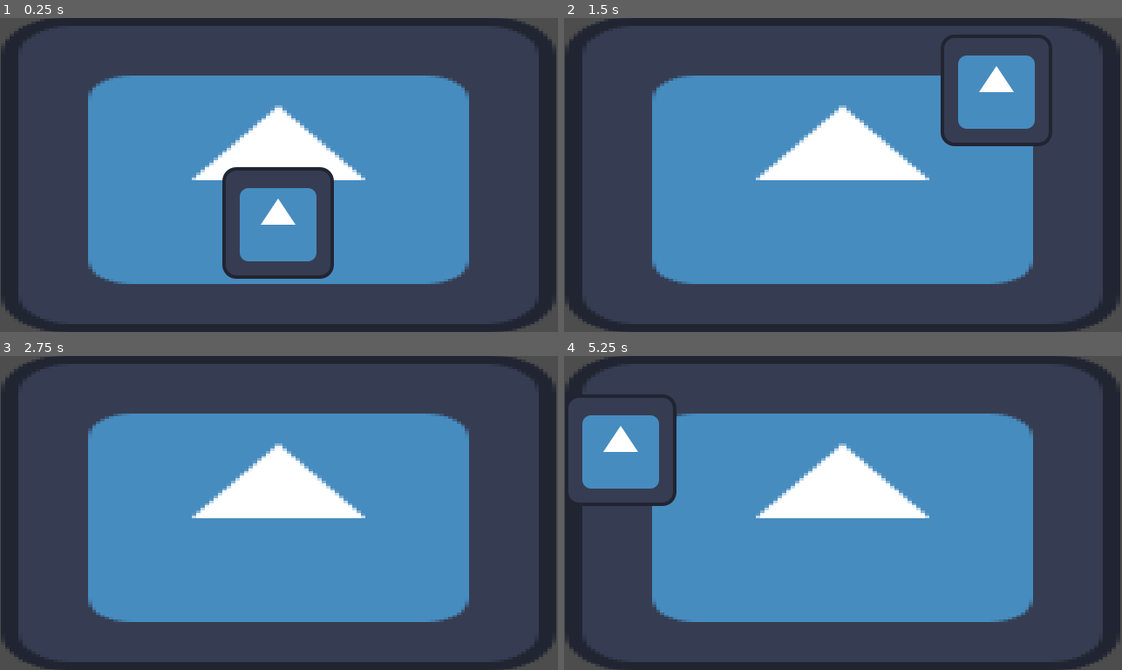
Above: before the commit, frames 1-4 (two rows, left to right).
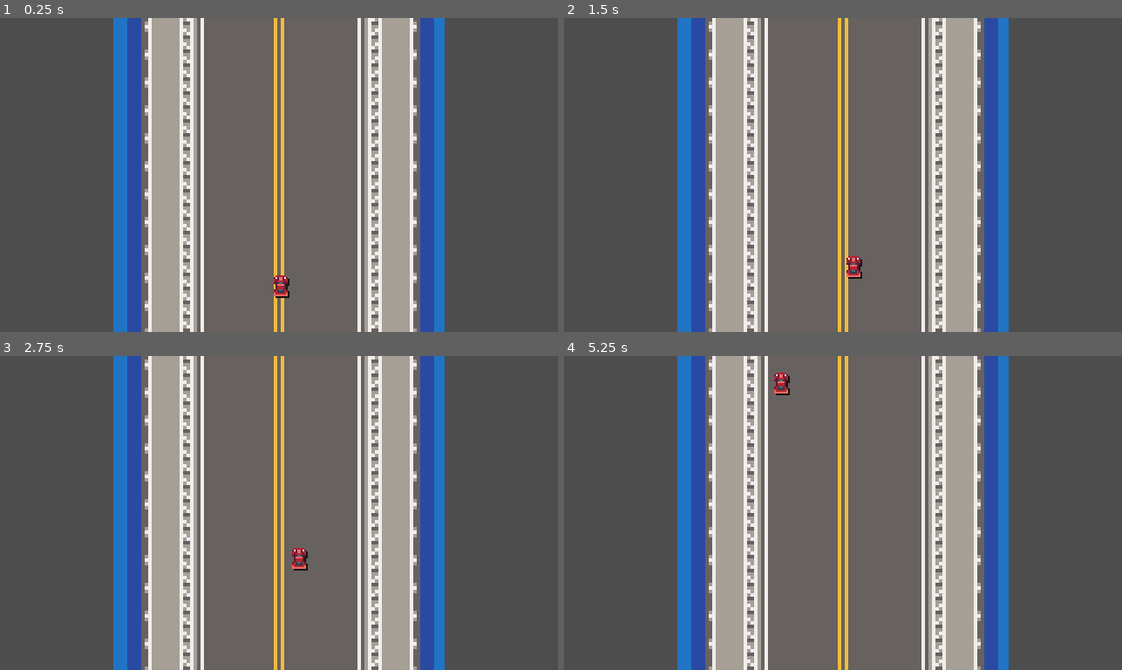
Above: after the commit, the same moments.

Repository: omaranwr/gmtk-gamejam-2025
Game: Godot game, scene res://main.tscn
The game is run twice, just before and just after one commit, with the same random seed, the same clock (stepped at 60 frames per second) and the same inputs. The engine's default icon, where the game draws it, is replaced by a stand-in: a white triangle on a blue panel in a dark square.
Inputs:
- Up to frame 1 (0.25 s): no input
- Up to frame 2 (1.5 s): hold Right (ui_right) 0.53-1.28 s; hold Left (ui_left) from 1.28 s (still down)
- Up to frame 3 (2.75 s): release Left (ui_left) at 2.03 s; hold Right (ui_right) from 2.03 s (still down)
- Up to frame 4 (5.25 s): release Right (ui_right) at 3.53 s; hold Left (ui_left) from 3.53 s (still down)

The runs differ from the first frame. In frame 1, 73% of the frame differs, in the area x 0-100%, y 0-100%; in frame 2, 73%; in frame 3, 73%; in frame 4, 74%.

Commit message:
add proper sprites

Diff:
--- a/car.gd
+++ b/car.gd
@@ -4,21 +4,29 @@
 @export var ms_to_stop: float = 50
 
 var direction: float = 0
-var speed: float = 200
+var acceleration: float = 200
 var friction: float = 200
-@export var max_speed: float = 500
+@export var max_speed: float = 250
+
+@export var speed: float = 10
 
 func _ready() -> void:
 
-	speed = max_speed / (ms_to_max_speed / 1000)
+	acceleration = max_speed / (ms_to_max_speed / 1000)
 	friction = max_speed / (ms_to_stop / 1000)
 
-	speed += friction
+	acceleration += friction
 
 func _physics_process(delta: float) -> void:
-	velocity.y = -500
 
-	velocity.x += direction*speed*delta
+	max_speed = -velocity.y
+	acceleration = max_speed / (ms_to_max_speed / 1000)
+	friction = max_speed / (ms_to_stop / 1000)
+	acceleration += friction
+
+	velocity.y -= speed*delta
+
+	velocity.x += direction*acceleration*delta
 
 	var friction_direction: int = -sign(velocity.x)
 	velocity.x += friction*friction_direction*delta
@@ -34,4 +42,4 @@
 
 
 func _on_screen_exited() -> void:
-	position.y = 400
+	position.y = 100
--- a/car.tscn
+++ b/car.tscn
@@ -1,21 +1,23 @@
 [gd_scene load_steps=4 format=3 uid="uid://j7x12o6cbgvx"]
 
-[ext_resource type="Texture2D" uid="uid://dycxup6jyctwy" path="res://icon.svg" id="1_7822p"]
 [ext_resource type="Script" uid="uid://dnqyi33kqjqn8" path="res://car.gd" id="1_uoj53"]
+[ext_resource type="Texture2D" uid="uid://cp2o0ro3h21nw" path="res://assets/Player_red_16_x_16.png" id="2_uoj53"]
 
-[sub_resource type="RectangleShape2D" id="RectangleShape2D_uoj53"]
-size = Vector2(130, 128)
+[sub_resource type="CircleShape2D" id="CircleShape2D_k61xc"]
+radius = 4.0
 
 [node name="Car" type="CharacterBody2D"]
 script = ExtResource("1_uoj53")
 
 [node name="Sprite2D" type="Sprite2D" parent="."]
-texture = ExtResource("1_7822p")
+texture = ExtResource("2_uoj53")
+hframes = 8
 
 [node name="CollisionShape2D" type="CollisionShape2D" parent="."]
-shape = SubResource("RectangleShape2D_uoj53")
+shape = SubResource("CircleShape2D_k61xc")
 
 [node name="VisibleOnScreenNotifier2D" type="VisibleOnScreenNotifier2D" parent="."]
-position = Vector2(1, 57)
+position = Vector2(0.5, 2)
+scale = Vector2(0.45, 0.5)
 
 [connection signal="screen_exited" from="VisibleOnScreenNotifier2D" to="." method="_on_screen_exited"]
--- a/main.tscn
+++ b/main.tscn
@@ -1,6 +1,6 @@
 [gd_scene load_steps=4 format=3 uid="uid://bw5m1gnsjw1mq"]
 
-[ext_resource type="Texture2D" uid="uid://dycxup6jyctwy" path="res://icon.svg" id="1_ig7tw"]
+[ext_resource type="Texture2D" uid="uid://k875muuxgc5u" path="res://assets/Highway_road_96_x_64.png" id="1_0xm2m"]
 [ext_resource type="PackedScene" uid="uid://j7x12o6cbgvx" path="res://car.tscn" id="2_0xm2m"]
 
 [sub_resource type="WorldBoundaryShape2D" id="WorldBoundaryShape2D_0xm2m"]
@@ -8,20 +8,27 @@
 [node name="Main" type="Node2D"]
 
 [node name="Icon" type="Sprite2D" parent="."]
-position = Vector2(319.5, 180)
-scale = Vector2(4.97656, 2.84375)
-texture = ExtResource("1_ig7tw")
+texture_repeat = 2
+scale = Vector2(2, 2)
+texture = ExtResource("1_0xm2m")
+region_enabled = true
+region_rect = Rect2(0, 0, 95, 204)
 
 [node name="Car" parent="." instance=ExtResource("2_0xm2m")]
-position = Vector2(319, 360)
+position = Vector2(1, 64)
 
 [node name="WorldBorders" type="StaticBody2D" parent="."]
+scale = Vector2(2, 2)
 
 [node name="CollisionShape2D" type="CollisionShape2D" parent="WorldBorders"]
+position = Vector2(-25, 0)
 rotation = 1.5708
 shape = SubResource("WorldBoundaryShape2D_0xm2m")
 
 [node name="CollisionShape2D2" type="CollisionShape2D" parent="WorldBorders"]
-position = Vector2(640, 0)
+position = Vector2(25, 0)
 rotation = -1.5708
 shape = SubResource("WorldBoundaryShape2D_0xm2m")
+
+[node name="Camera2D" type="Camera2D" parent="."]
+zoom = Vector2(2, 2)
Binary file added: assets/Highway_road_96_x_64.png
Not shown, added: assets/Highway_road_96_x_64.png.import
